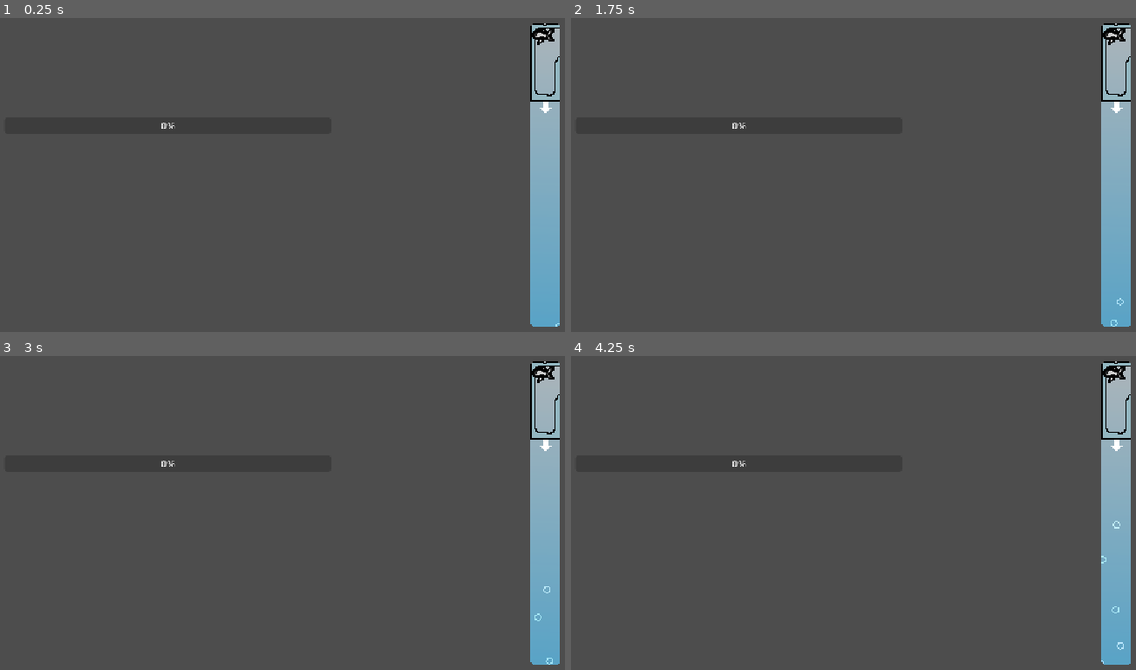
Above: before the commit, frames 1-4 (two rows, left to right).
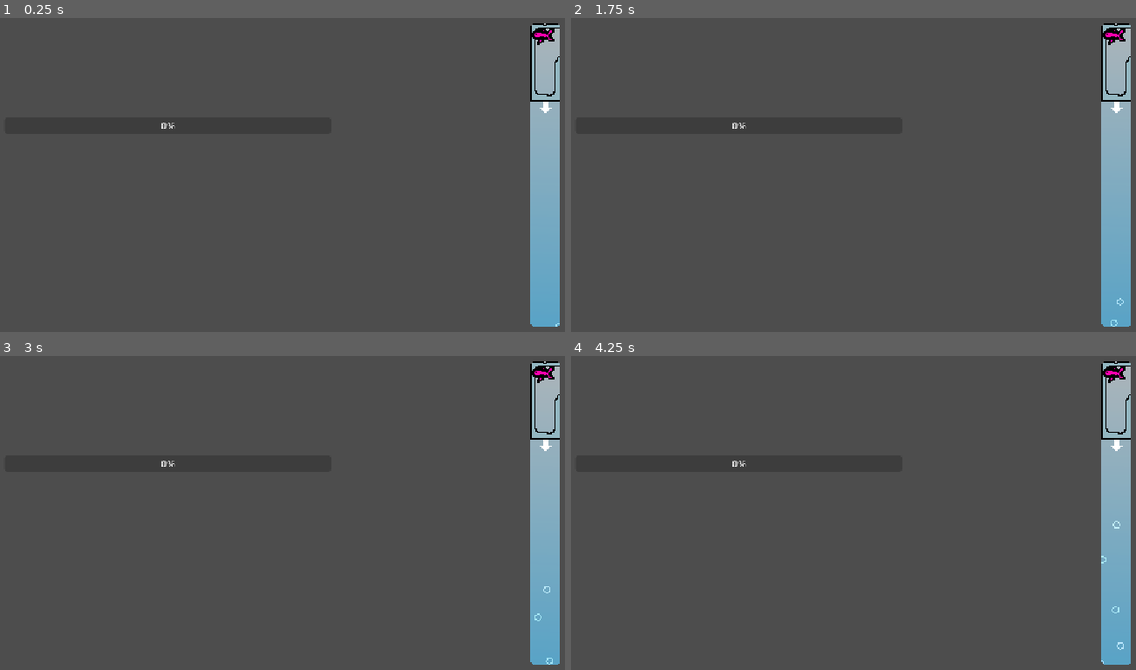
Above: after the commit, the same moments.

Repository: apia46/fish-game
Game: Godot game, scene res://scenes/level_2.tscn
Same seed, same stepped clock (60 frames per second), same inputs: the game is played once before the commit and once after it. This scene is started directly instead of the project's main scene.
Inputs (mouse positions are in pixels of both pictures, inside the frame that each line leads up to):
- Up to frame 1 (0.25 s): no input
- Up to frame 2 (1.75 s): tap Enter at 0.5 s; move the mouse to (1028, 178) at 0.52 s; tap Space at 0.6, 0.77, 1.07, 1.25, 1.35, 1.52 s; click (1028, 178) at 0.67 s; move the mouse to (734, 218) at 1.27 s; click (734, 218) at 1.42 s
- Up to frame 3 (3 s): tap Space at 1.82, 2.1, 2.85 s; tap Enter at 2 s; move the mouse to (372, 450) at 2.02 s; click (372, 450) at 2.17 s; move the mouse to (271, 613) at 2.77 s; click (271, 613) at 2.92 s
- Up to frame 4 (4.25 s): tap Space at 3.02, 3.32, 3.6, 3.77, 4.07 s; move the mouse to (1085, 594) at 3.52 s; click (1085, 594) at 3.67 s

The runs differ from the first frame. In frame 1, less than 0.1% of the frame differs, in the area x 94-98%, y 3-8%; in frame 2, less than 0.1%; in frame 3, less than 0.1%; in frame 4, less than 0.1%.
Error in both runs: Invalid access to property or key 'scene' on a base object of type 'null instance'. (res://scripts/Fish.gd:28)

Commit message:
phase images

Diff:
--- a/scenes/game.tscn
+++ b/scenes/game.tscn
@@ -33,6 +33,7 @@
 [node name="winText" type="Label" parent="." unique_id=1411195240]
 unique_name_in_owner = true
 visible = false
+z_index = 2
 layout_mode = 1
 anchors_preset = 8
 anchor_left = 0.5
--- a/scripts/CatFish.gd
+++ b/scripts/CatFish.gd
@@ -18,8 +18,13 @@
 	)
 	target()
 
+func progress_increment() -> float: return 1.0/80
+
 func phase_increased() -> void:
-	pass
+	if phase == 1:
+		texture = preload("res://assets/level_2/catfish_1.png")
+	elif phase == 2:
+		texture = preload("res://assets/level_2/catfish_2.png")
 
 func target() -> void:
 	var target_timer:ProcessTimer = create_oneshot_process_timer(STATE_TARGET, randf_range(1.5, 2), target)
--- a/scripts/Fish.gd
+++ b/scripts/Fish.gd
@@ -36,10 +36,10 @@
 		time += delta
 		if touching_player():
 			time_hooked += delta
-			progress += delta / 40
+			progress += delta * progress_increment()
 		else:
 			time_unhooked += delta
-			progress -= delta / 40
+			progress -= delta * progress_increment()
 	else:
 		self_modulate.a = 0.5
 	progress = clamp(progress, self.PHASES[phase], 1)
@@ -52,7 +52,7 @@
 	level.hud.accuracy_label.text = "Accuracy: %.1f%%" % (accuracy * 100)
 
 func penalty(amount:float) -> void:
-	progress -= amount/40
+	progress -= amount * progress_increment()
 	time_unhooked += amount
 	time += amount
 
@@ -116,3 +116,4 @@
 
 @abstract func start() -> void
 @abstract func phase_increased() -> void
+@abstract func progress_increment() -> float
--- a/scripts/Level2.gd
+++ b/scripts/Level2.gd
@@ -7,4 +7,9 @@
 	%bar.start()
 
 func win() -> void:
-	pass
+	game.win_text.visible = true
+	%bar.stop()
+
+	await get_tree().create_timer(0.5).timeout
+	game.win_text.visible = false
+	game.start_level(preload("res://scenes/level_2.tscn"))
--- a/scripts/Player.gd
+++ b/scripts/Player.gd
@@ -52,4 +52,4 @@
 					var tutorial:Tutorial = game.scene
 					if tutorial.dash_tutorialing: tutorial.dash_tutorial_finish()
 					elif !tutorial.dash_tutorialed: tutorial.dash_tutorial_skip()
-				if bar.fish.collision in %collision.get_overlapping_areas(): bar.fish.progress += 0.005
+				if bar.fish.collision in %collision.get_overlapping_areas(): bar.fish.progress += bar.fish.progress_increment() * 0.2
--- a/scripts/SharkFish.gd
+++ b/scripts/SharkFish.gd
@@ -13,6 +13,8 @@
 		if randf() < dash_probability() and !has_state(STATE_DASH) and position.y < bar.size.y*0.75 and position.y > bar.size.y*0.25:
 			dash()
 	)
+
+func progress_increment() -> float: return 1.0/60
 
 func dash_probability() -> float:
 	return 0.8 if phase >= 1 else 0.4
--- a/scripts/TutorialFish.gd
+++ b/scripts/TutorialFish.gd
@@ -12,6 +12,8 @@
 		if touching_player(): cancel_timers(STATE_NONPROGRESS)
 	)
 	target()
+
+func progress_increment() -> float: return 1.0/40
 
 func phase_increased() -> void:
 	if phase == 1:
Binary file added: assets/level_1/shark_fish_2.png
Not shown, added: assets/level_1/shark_fish_2.png.import
Binary file changed: assets/level_2/catfish.png
Binary file added: assets/level_2/catfish_1.png
Not shown, added: assets/level_2/catfish_1.png.import
Binary file added: assets/level_2/catfish_2.png
Not shown, added: assets/level_2/catfish_2.png.import
